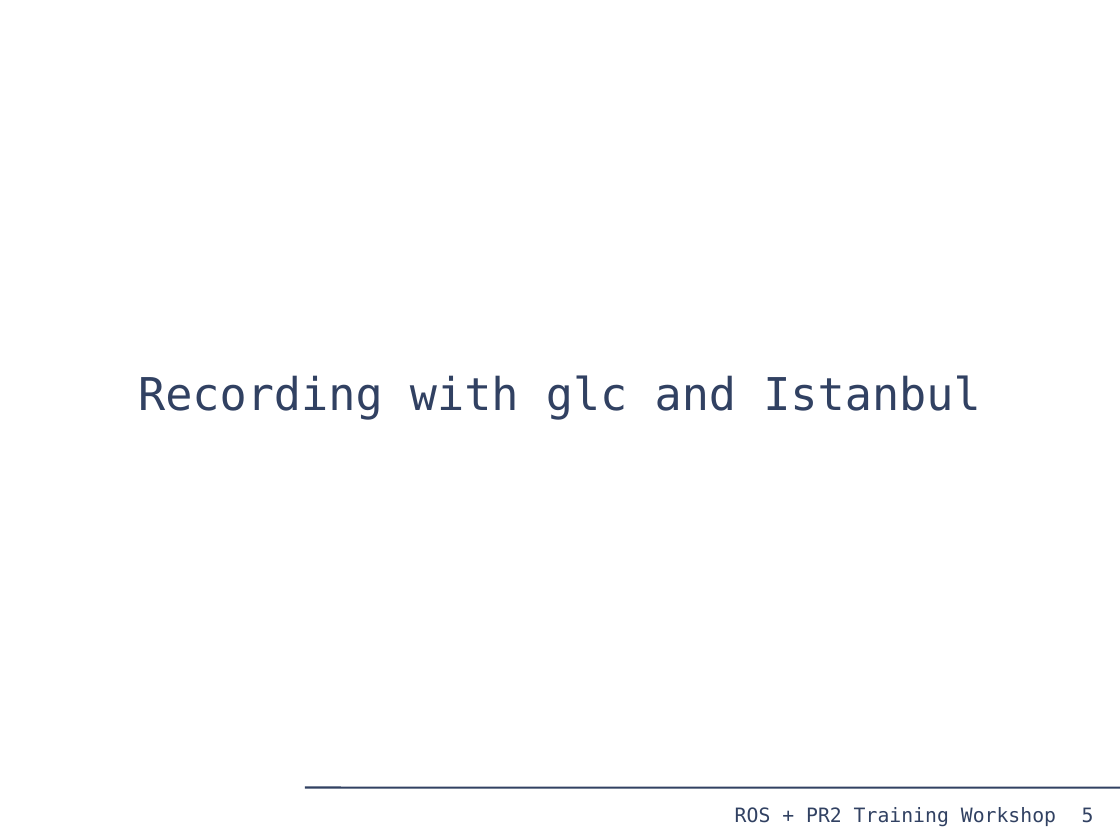
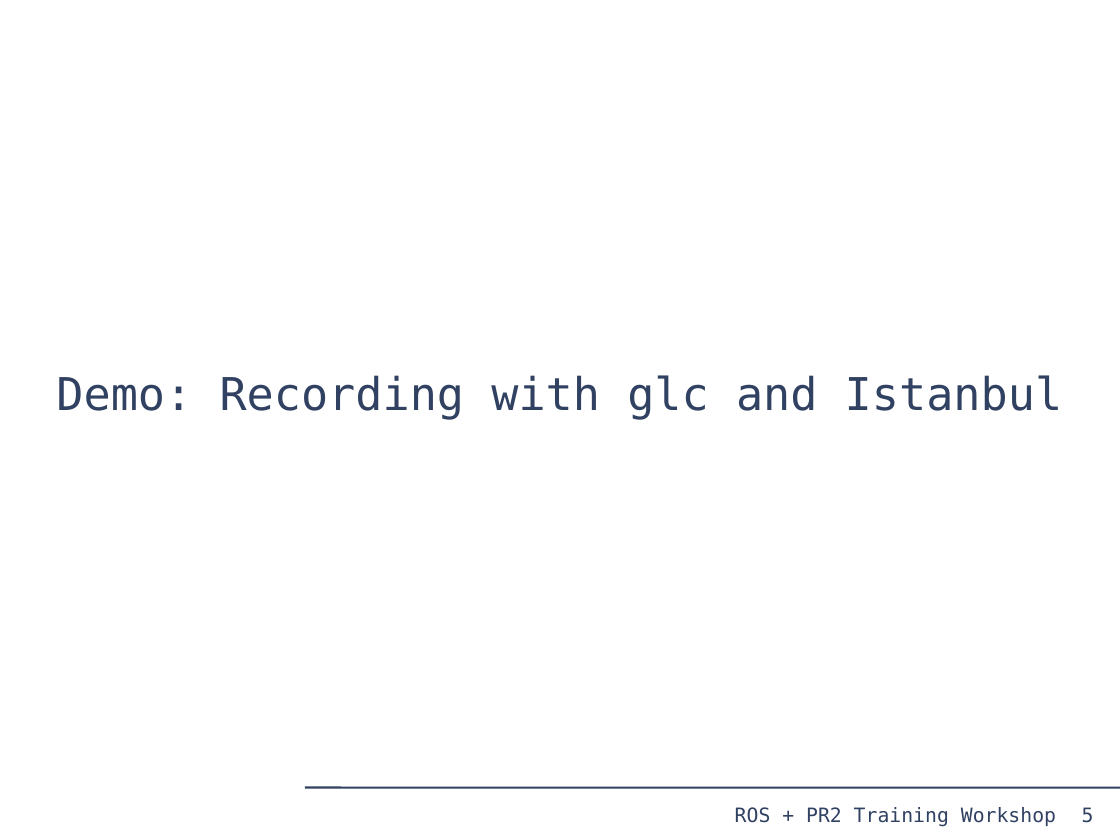
Before and after one commit to PR2/pr2_docs, a slide deck: slide 5 of pr2_training_workshop/rviz/rviz.odp. Drawn at 1120x840 pixels with LibreOffice and Linux fonts; fonts in the diff are those of the drawing. Boxes give left, top, right and bottom in pixels: in the first picture for what was removed or moved away, otherwise in the second. Text is boxed around its words. In the diff, an @@ line names an element or a change of style, - is before the commit and + after.

```diff
--- a/pr2_training_workshop/rviz/rviz.odp
+++ b/pr2_training_workshop/rviz/rviz.odp
@@ subtitle at (x1=56, y1=375, x2=1062, y2=420): text changed @@
-Recording with glc and Istanbul
+Demo: Recording with glc and Istanbul
```
Also in this commit, not shown: 4 other slides changed.
